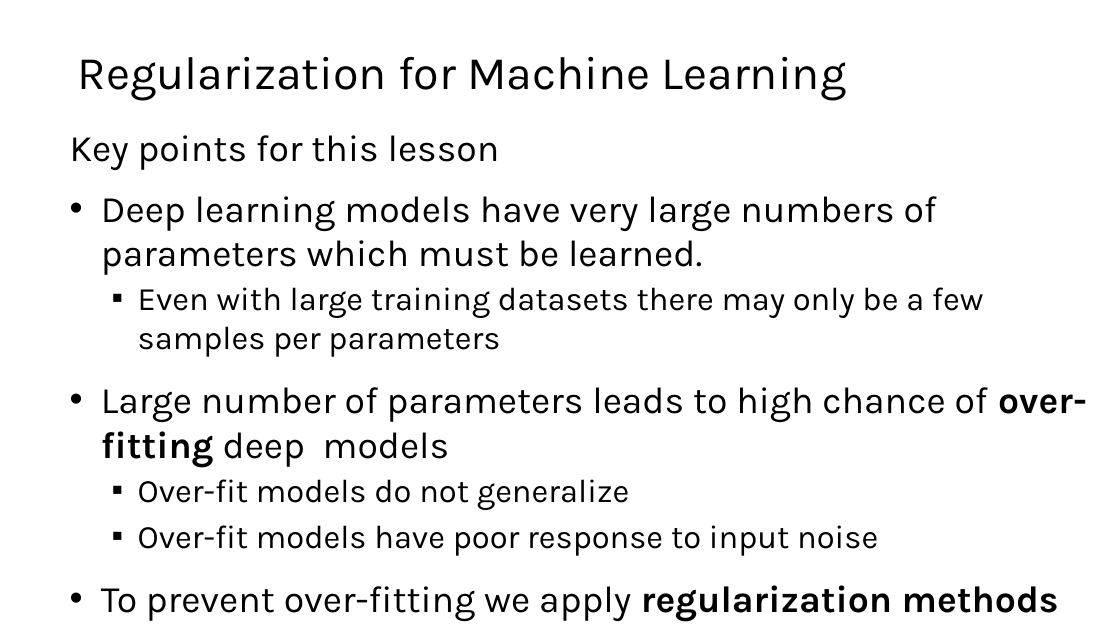
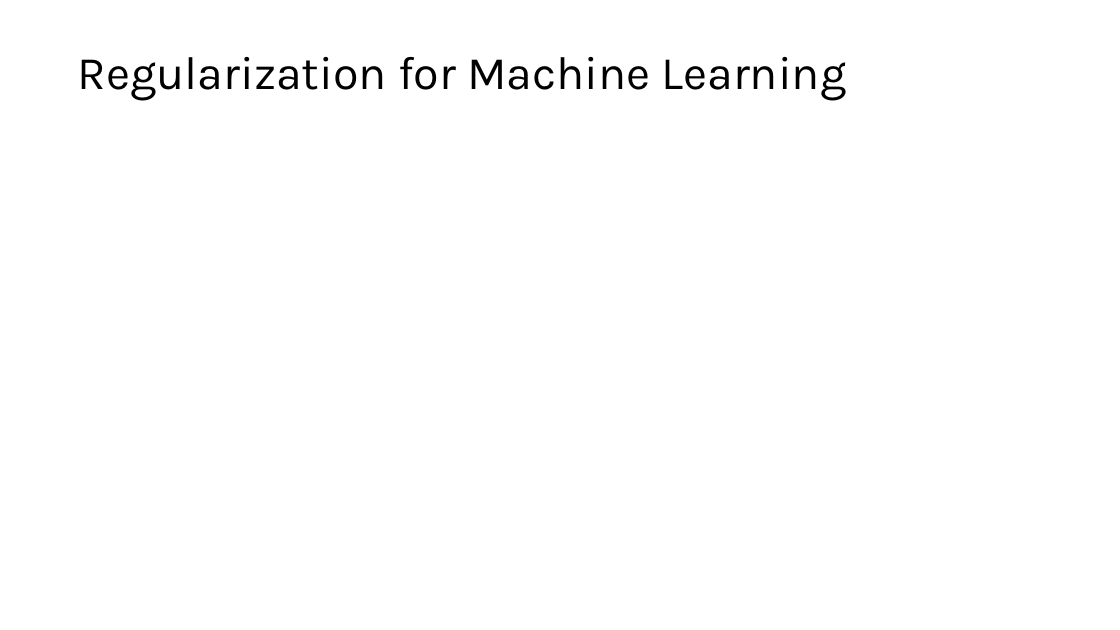
Before and after one commit to StephenElston/CSCI-E25, a slide deck: slide 41 of Slides/7_RegularizationAndOptimization.pptx (slide 45 before the commit). Drawn at 1120x630 pixels with LibreOffice and Linux fonts; fonts in the diff are those of the drawing; grey boxes stand for pictures. Boxes give left, top, right and bottom in pixels: in the first picture for what was removed or moved away, otherwise in the second. Text is boxed around its words. In the diff, an @@ line names an element or a change of style, - is before the commit and + after.

```diff
--- a/Slides/7_RegularizationAndOptimization.pptx
+++ b/Slides/7_RegularizationAndOptimization.pptx
@@ text removed at box(70, 135, 1087, 622) @@
-Key points for this lesson
-• Deep learning models have very large numbers of parameters which must be learned.
-  ▪ Even with large training datasets there may only be a few samples per parameters
-• Large number of parameters leads to high chance of over-fitting deep models
-  ▪ Over-fit models do not generalize
-  ▪ Over-fit models have poor response to input noise
-• To prevent over-fitting we apply regularization methods
```
Also in this commit, not shown: 31 other slides changed, 1 slide added, 12 slides removed.
